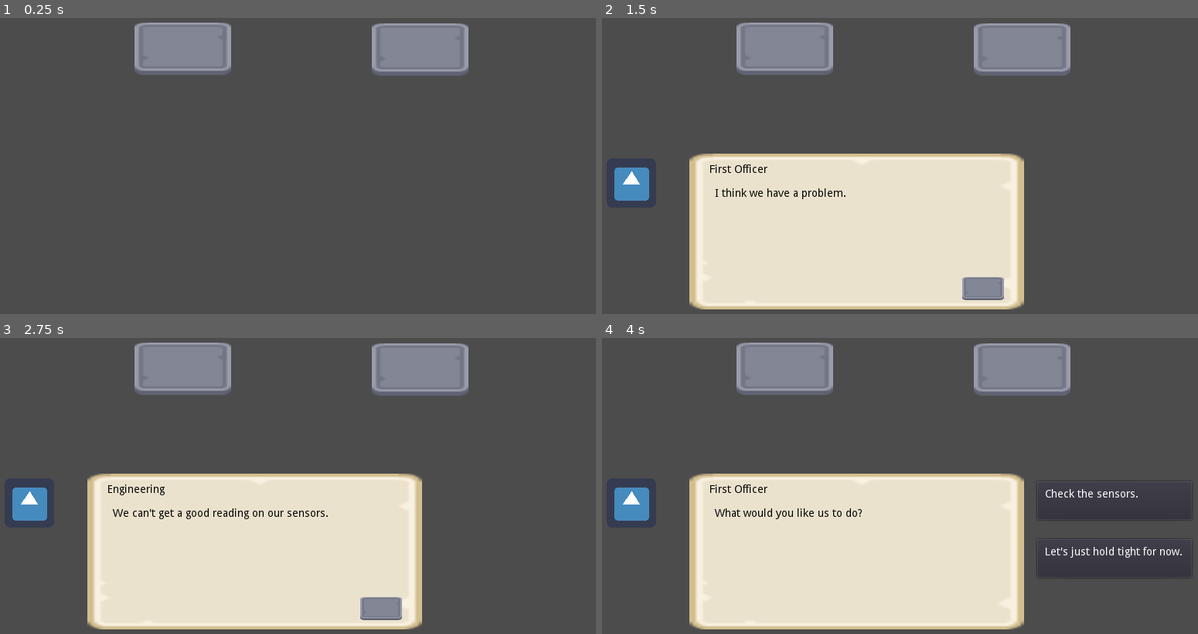
Above: before the commit, frames 1-4 (two rows, left to right).
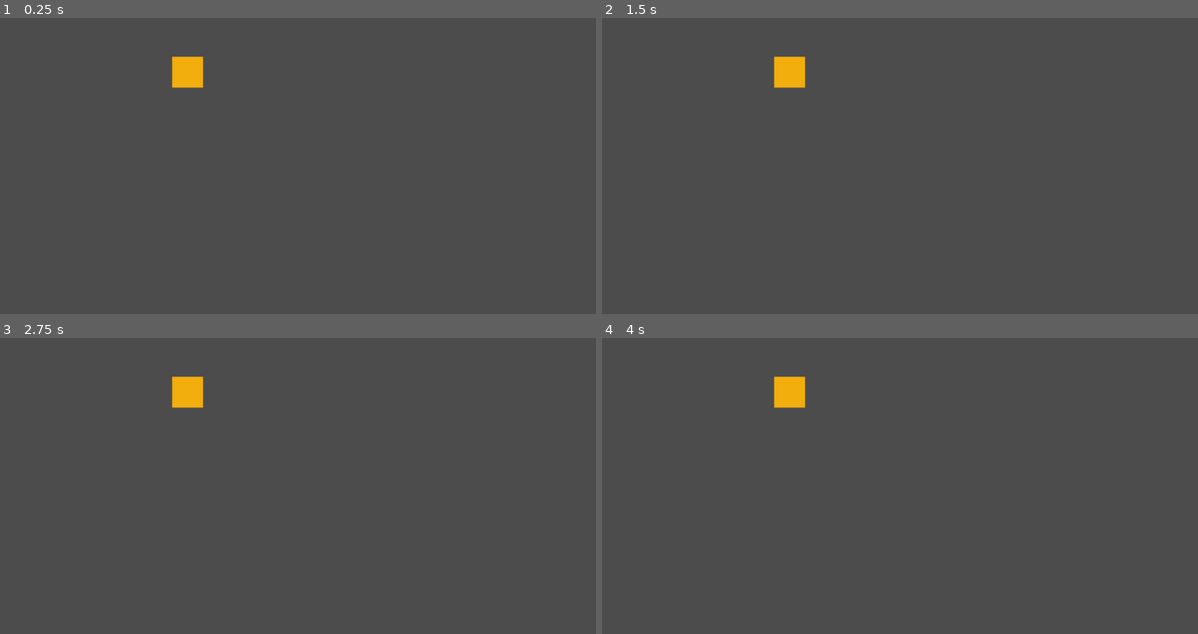
Above: after the commit, the same moments.

Repository: pyremonk/Talk-Blocks
Game: Godot game, scene res://Game.tscn
Two runs of this game, one before a commit and one after it. Both use one fixed random seed, a clock stepped at 60 frames per second and the inputs below. The engine's default icon, where the game draws it, is replaced by a stand-in: a white triangle on a blue panel in a dark square.
Inputs (mouse positions are in pixels of both pictures, inside the frame that each line leads up to):
- Up to frame 1 (0.25 s): no input
- Up to frame 2 (1.5 s): click (1019, 50) at 0.52 s; click (786, 47) at 1.27 s
- Up to frame 3 (2.75 s): click (381, 607) at 2.02 s
- Up to frame 4 (4 s): click (983, 607) at 2.77 s; tap Enter at 3.5 s; move the mouse to (1037, 465) at 3.52 s; hold Right (ui_right) from 3.53 s (still down); click (1037, 465) at 3.67 s

The runs differ from the first frame. In frame 1, 5.9% of the frame differs, in the area x 22-79%, y 1-24%; in frame 2, 36%; in frame 3, 36%; in frame 4, 37%, in the area x 2-98%, y 1-99%.

Commit message:
Various updates

Diff:
--- a/Game.tscn
+++ b/Game.tscn
@@ -1,10 +1,16 @@
-[gd_scene load_steps=6 format=2]
+[gd_scene load_steps=8 format=2]
 
 [ext_resource path="res://DialogueManager.gd" type="Script" id=1]
-[ext_resource path="res://panel_beigeLight.png" type="Texture" id=2]
-[ext_resource path="res://icon.png" type="Texture" id=3]
-[ext_resource path="res://buttonSquare_blue.png" type="Texture" id=4]
-[ext_resource path="res://TalkToMe.gd" type="Script" id=5]
+[ext_resource path="res://Interactable.gd" type="Script" id=2]
+[ext_resource path="res://assets/Square_Orange.png" type="Texture" id=3]
+[ext_resource path="res://panel_beigeLight.png" type="Texture" id=4]
+[ext_resource path="res://icon.png" type="Texture" id=5]
+[ext_resource path="res://buttonSquare_blue.png" type="Texture" id=6]
+
+[sub_resource type="RectangleShape2D" id=1]
+
+custom_solver_bias = 0.0
+extents = Vector2( 31.2403, 29.6287 )
 
 [node name="Game" type="Node" index="0"]
 
@@ -14,21 +20,48 @@
 
 script = ExtResource( 1 )
 
-[node name="DialogueUI" type="Control" parent="." index="2"]
+[node name="Stage" type="Node2D" parent="." index="2"]
+
+position = Vector2( 408.679, 174.607 )
+__meta__ = {
+"_edit_group_": true
+}
+
+[node name="NPC" type="Area2D" parent="Stage" index="0"]
+
+input_pickable = true
+gravity_vec = Vector2( 0, 1 )
+gravity = 98.0
+linear_damp = 0.1
+angular_damp = 1.0
+audio_bus_override = false
+audio_bus_name = "Master"
+script = ExtResource( 2 )
+DialoguePanel = null
+StartingBlock = "FirstOfficer"
+
+[node name="Sprite" type="Sprite" parent="Stage/NPC" index="0"]
+
+texture = ExtResource( 3 )
+
+[node name="CollisionShape2D" type="CollisionShape2D" parent="Stage/NPC" index="1"]
+
+shape = SubResource( 1 )
+
+[node name="DialogueUI" type="Control" parent="." index="3"]
 
 anchor_left = 0.0
 anchor_top = 0.0
 anchor_right = 0.0
 anchor_bottom = 0.0
-margin_left = 525.0
-margin_top = 258.0
-margin_right = 565.0
-margin_bottom = 298.0
+margin_right = 40.0
+margin_bottom = 40.0
 rect_pivot_offset = Vector2( 0, 0 )
 mouse_filter = 0
 mouse_default_cursor_shape = 0
 size_flags_horizontal = 1
 size_flags_vertical = 1
+_sections_unfolded = [ "Rect" ]
 
 [node name="Panel" type="TextureRect" parent="DialogueUI" index="0"]
 
@@ -37,16 +70,16 @@
 anchor_top = 0.0
 anchor_right = 0.0
 anchor_bottom = 0.0
-margin_left = -399.0
-margin_top = -43.0
-margin_right = 34.0
-margin_bottom = 159.0
+margin_left = 432.0
+margin_top = 476.0
+margin_right = 865.0
+margin_bottom = 678.0
 rect_pivot_offset = Vector2( 0, 0 )
 mouse_filter = 1
 mouse_default_cursor_shape = 0
 size_flags_horizontal = 1
 size_flags_vertical = 1
-texture = ExtResource( 2 )
+texture = ExtResource( 4 )
 expand = true
 stretch_mode = 0
 _sections_unfolded = [ "Rect" ]
@@ -134,64 +167,6 @@
 enabled_focus_mode = 2
 shortcut = null
 group = null
-texture_normal = ExtResource( 4 )
+texture_normal = ExtResource( 6 )
 expand = true
 _sections_unfolded = [ "Margin", "Textures" ]
-
-[node name="TalkToMe" type="TextureButton" parent="." index="3"]
-
-anchor_left = 0.0
-anchor_top = 0.0
-anchor_right = 0.0
-anchor_bottom = 0.0
-margin_left = 494.0
-margin_top = 46.0
-margin_right = 619.0
-margin_bottom = 114.0
-rect_pivot_offset = Vector2( 0, 0 )
-focus_mode = 2
-mouse_filter = 0
-mouse_default_cursor_shape = 0
-size_flags_horizontal = 1
-size_flags_vertical = 1
-toggle_mode = false
-enabled_focus_mode = 2
-shortcut = null
-group = null
-texture_normal = ExtResource( 4 )
-expand = true
-script = ExtResource( 5 )
-_sections_unfolded = [ "Textures" ]
-DialoguePanel = NodePath("../TextPanel")
-StartingBlock = "Engineering"
-
-[node name="TalkToMe2" type="TextureButton" parent="." index="4"]
-
-anchor_left = 0.0
-anchor_top = 0.0
-anchor_right = 0.0
-anchor_bottom = 0.0
-margin_left = 187.0
-margin_top = 45.0
-margin_right = 312.0
-margin_bottom = 113.0
-rect_pivot_offset = Vector2( 0, 0 )
-focus_mode = 2
-mouse_filter = 0
-mouse_default_cursor_shape = 0
-size_flags_horizontal = 1
-size_flags_vertical = 1
-toggle_mode = false
-enabled_focus_mode = 2
-shortcut = null
-group = null
-texture_normal = ExtResource( 4 )
-expand = true
-script = ExtResource( 5 )
-_sections_unfolded = [ "Textures" ]
-DialoguePanel = NodePath("../TextPanel")
-StartingBlock = "FirstOfficer"
-
-[connection signal="pressed" from="TalkToMe" to="TalkToMe" method="_on_TalkToMe_pressed"]
-
-[connection signal="pressed" from="TalkToMe2" to="TalkToMe2" method="_on_TalkToMe_pressed"]
--- /dev/null
+++ b/Interactable.gd
@@ -0,0 +1,10 @@
+extends Area2D
+
+export(NodePath) var DialoguePanel
+export(String) var StartingBlock
+
+
+func _input_event(viewport, event, shape_idx):
+	if (event is InputEventMouseButton && event.pressed):
+		print("Click!")
+		get_node("/root/Game/DialogueManager").start_dialogue(StartingBlock)
--- /dev/null
+++ b/TalkToMe2.gd
@@ -0,0 +1,15 @@
+extends TextureButton
+
+# class member variables go here, for example:
+# var a = 2
+# var b = "textvar"
+
+func _ready():
+	# Called every time the node is added to the scene.
+	# Initialization here
+	pass
+
+#func _process(delta):
+#	# Called every frame. Delta is time since last frame.
+#	# Update game logic here.
+#	pass
--- a/project.godot
+++ b/project.godot
@@ -10,7 +10,7 @@
 
 [application]
 
-config/name="1-room-rpg-jam-2"
+config/name="Dialogue Manager for Godot"
 run/main_scene="res://Game.tscn"
 config/icon="res://icon.png"
 
@@ -20,8 +20,8 @@
 
 [display]
 
-window/size/width=800
-window/size/height=450
+window/size/width=1280
+window/size/height=720
 
 [gdnative]
 
Not shown: 1 places in Game.tscn that only renumber resources
Binary file added: assets/Greyscale64x64_Black0.png
Not shown, added: assets/Greyscale64x64_Black0.png.import
Binary file added: assets/Greyscale64x64_Black10.png
Not shown, added: assets/Greyscale64x64_Black10.png.import
Binary file added: assets/Greyscale64x64_Black100.png
Not shown, added: assets/Greyscale64x64_Black100.png.import
Binary file added: assets/Greyscale64x64_Black20.png
Not shown, added: assets/Greyscale64x64_Black20.png.import
Binary file added: assets/Greyscale64x64_Black30.png
Not shown, added: assets/Greyscale64x64_Black30.png.import
Binary file added: assets/Greyscale64x64_Black40.png
(and 24 more such lines)
